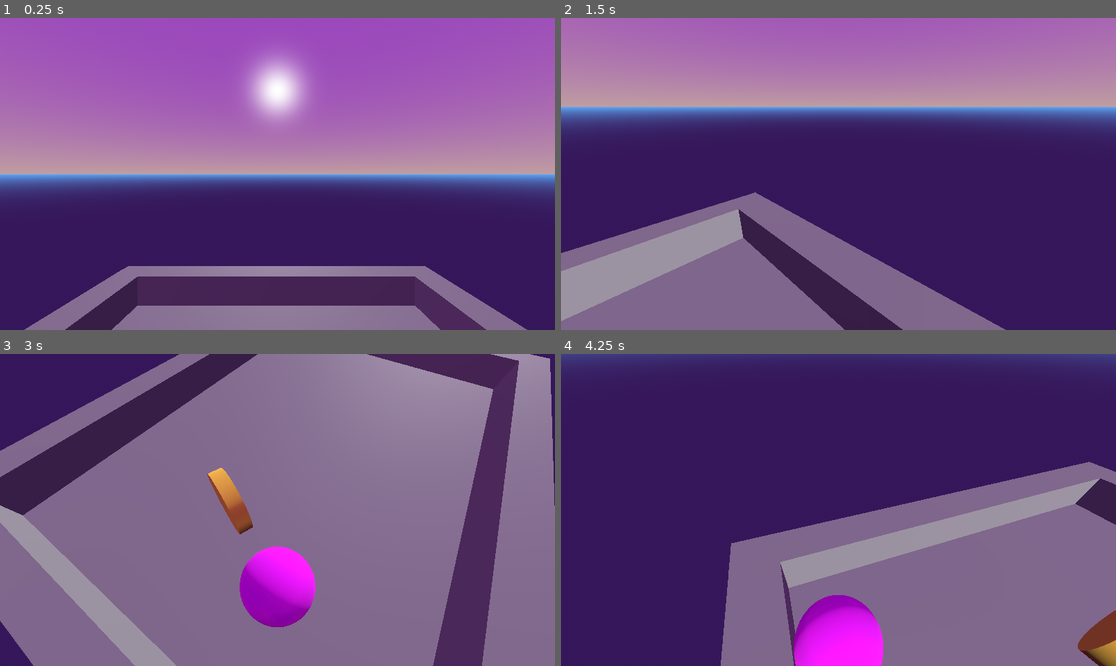
Above: before the commit, frames 1-4 (two rows, left to right).
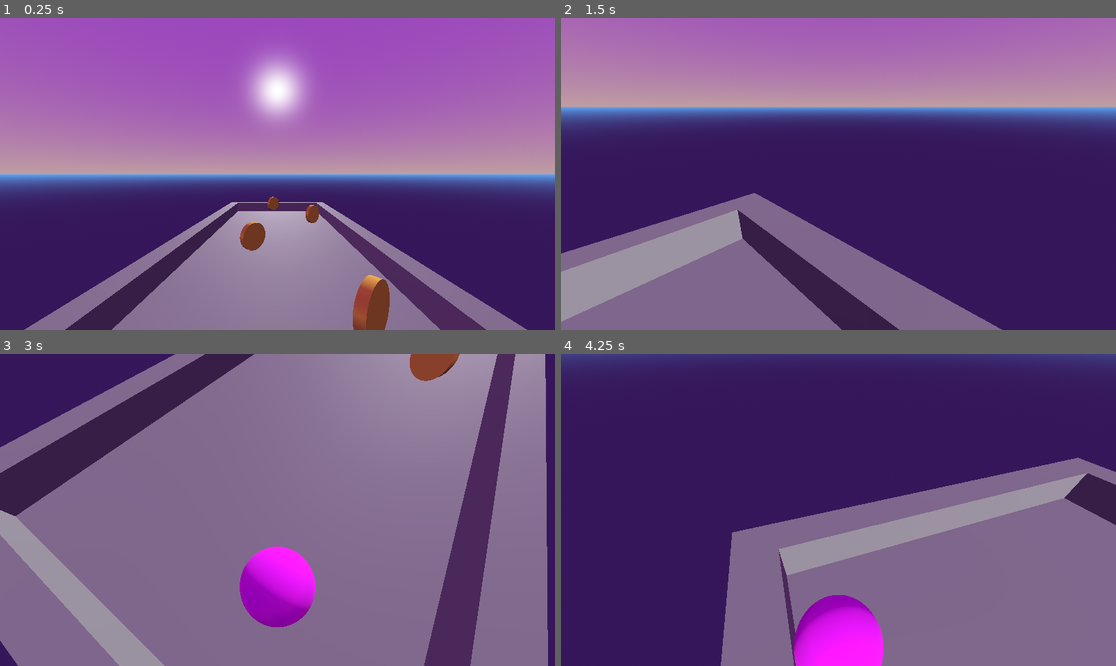
Above: after the commit, the same moments.

Repository: GeraHeeHee/h
Game: Godot game, scene res://main.tscn
Two runs of this game, one before a commit and one after it. Both use one fixed random seed, a clock stepped at 60 frames per second and the inputs below.
Inputs (mouse positions are in pixels of both pictures, inside the frame that each line leads up to):
- Up to frame 1 (0.25 s): no input
- Up to frame 2 (1.5 s): move the mouse to (960, 158) at 0.52 s; hold D (right) 0.53-1.28 s; move the mouse to (727, 189) at 1.27 s; hold S (down) from 1.28 s (still down)
- Up to frame 3 (3 s): move the mouse to (333, 441) at 2.02 s; release S (down) at 2.03 s; hold D (right) 2.03-2.78 s; tap Enter at 2.75 s; move the mouse to (249, 572) at 2.77 s; hold W (up) from 2.78 s (still down)
- Up to frame 4 (4.25 s): move the mouse to (1005, 556) at 3.52 s; release W (up) at 3.53 s; hold A (left) from 3.53 s (still down)

The runs differ from the first frame. In frame 1, 11% of the frame differs, in the area x 22-77%, y 57-100%; in frame 2, 0.6%; in frame 3, 9.4%; in frame 4, 6.6%.

Commit message:
cambio 5

Diff:
--- a/coin.gd
+++ b/coin.gd
@@ -1,6 +1,7 @@
 class_name Player
 extends Area3D
 @export var speed = 0.05
+signal coinCollected
 
 func _ready() -> void:
 	pass
@@ -10,8 +11,10 @@
 
 func _on_body_entered(body: Node3D) -> void:
 	if body.is_in_group("Players"):
-		print("colisión")
+		print("colisión por grupo")
 
 	if body is Player:
 		print("Colisión por clase")
 	print("Colisión por layer")
+	emit_signal("coinCollected")
+	queue_free()
--- a/coin.tscn
+++ b/coin.tscn
@@ -11,7 +11,9 @@
 [sub_resource type="CylinderShape3D" id="CylinderShape3D_0t63x"]
 height = 2.3129883
 
-[node name="coin" type="Area3D"]
+[node name="coin" type="Area3D" groups=["Coleccionables"]]
+collision_layer = 4
+collision_mask = 2
 script = ExtResource("1_d5gmh")
 
 [node name="MeshInstance3D" type="MeshInstance3D" parent="."]
@@ -21,3 +23,5 @@
 [node name="CollisionShape3D" type="CollisionShape3D" parent="."]
 transform = Transform3D(1, 0, 0, 0, -3.9341908e-09, -1, 0, 0.09000379, -4.371139e-08, 0, 0, 0)
 shape = SubResource("CylinderShape3D_0t63x")
+
+[connection signal="body_entered" from="." to="." method="_on_body_entered"]
--- /dev/null
+++ b/game_manager.gd
@@ -0,0 +1,14 @@
+extends Node
+@onready var audio_stream_player_3d: AudioStreamPlayer3D = $AudioStreamPlayer3D
+
+
+func _ready() -> void:
+	var coins = get_tree().get_nodes_in_group("Coleccionables")
+	for coin in coins :
+		coin.coinCollected.connect(_on_coinCollected)
+
+func _on_coinCollected():
+	audio_stream_player_3d.play();
+
+func _process(delta: float) -> void:
+	pass
--- /dev/null
+++ b/game_manager.tscn
@@ -0,0 +1,10 @@
+[gd_scene load_steps=3 format=3 uid="uid://ernv1x6m3qyy"]
+
+[ext_resource type="Script" uid="uid://ibklev00lqdv" path="res://game_manager.gd" id="1_smx3j"]
+[ext_resource type="AudioStream" uid="uid://dy8crtn0asvma" path="res://Pickup_Coin12.ogg" id="2_o2178"]
+
+[node name="GameManager" type="Node"]
+script = ExtResource("1_smx3j")
+
+[node name="AudioStreamPlayer3D" type="AudioStreamPlayer3D" parent="."]
+stream = ExtResource("2_o2178")
--- a/main.tscn
+++ b/main.tscn
@@ -27,19 +27,19 @@
 [node name="Node" type="Node" parent="."]
 
 [node name="CSGBox3D" type="CSGBox3D" parent="Node"]
-transform = Transform3D(1, 0, 0, 0, 1, 0, 0, 0, 1, -0.028625488, -0.3569336, -4.758301)
+transform = Transform3D(1, 0, 0, 0, 1, 0, 0, 0, 1, -0.028625488, -0.3569336, -11.264893)
 use_collision = true
-size = Vector3(8.310913, 0.2861328, 10.516602)
+size = Vector3(8.310913, 0.2861328, 23.529785)
 
 [node name="CSGBox3D2" type="CSGBox3D" parent="Node"]
-transform = Transform3D(1, 0, 0, 0, 1, 0, 0, 0, 1, -3.8470764, 0.0057373047, -4.758301)
+transform = Transform3D(1, 0, 0, 0, 1, 0, 0, 0, 1, -3.8470764, 0.0057373047, -11.300537)
 use_collision = true
-size = Vector3(0.67401123, 1.0114746, 10.516602)
+size = Vector3(0.67401123, 1.0114746, 23.601074)
 
 [node name="CSGBox3D3" type="CSGBox3D" parent="Node"]
-transform = Transform3D(1, 0, 0, 0, 1, 0, 0, 0, 1, 3.7871685, 0.0057373047, -4.758301)
+transform = Transform3D(1, 0, 0, 0, 1, 0, 0, 0, 1, 3.7871685, 0.0057373047, -11.293701)
 use_collision = true
-size = Vector3(0.67401123, 1.0114746, 10.516602)
+size = Vector3(0.67401123, 1.0114746, 23.587402)
 
 [node name="CSGBox3D4" type="CSGBox3D" parent="Node"]
 transform = Transform3D(1, 0, 0, 0, 1, 0, 0, 0, 1, -0.021019936, 0.0057373047, 0.2119751)
@@ -47,18 +47,26 @@
 size = Vector3(8.293564, 1.0114746, 0.5760498)
 
 [node name="CSGBox3D5" type="CSGBox3D" parent="Node"]
-transform = Transform3D(1, 0, 0, 0, 1, 0, 0, 0, 1, -0.021019936, 0.0057373047, -9.901386)
+transform = Transform3D(1, 0, 0, 0, 1, 0, 0, 0, 1, -0.021019936, 0.0057373047, -22.807688)
 use_collision = true
 size = Vector3(8.293564, 1.0114746, 0.5760498)
 
 [node name="RigidBody3D" parent="." instance=ExtResource("1_0xm2m")]
 transform = Transform3D(1, 0, 0, 0, 1, 0, 0, 0, 1, 0, 1.3672187, -5.509409)
-collision_layer = 2
-collision_mask = 5
 
-[node name="coin" parent="." instance=ExtResource("2_0xm2m")]
-transform = Transform3D(1, 0, 0, 0, 1, 0, 0, 0, 1, 0, 0.5632665, -2.1494136)
-collision_layer = 4
-collision_mask = 2
+[node name="coins" type="Node" parent="."]
 
-[connection signal="body_entered" from="coin" to="coin" method="_on_body_entered"]
+[node name="coin" parent="coins" instance=ExtResource("2_0xm2m")]
+transform = Transform3D(1, 0, 0, 0, 1, 0, 0, 0, 1, 0, 0.7970619, -2.7332513)
+
+[node name="coin2" parent="coins" instance=ExtResource("2_0xm2m")]
+transform = Transform3D(1, 0, 0, 0, 1, 0, 0, 0, 1, -0.9019518, 0.7970619, -12.021831)
+
+[node name="coin3" parent="coins" instance=ExtResource("2_0xm2m")]
+transform = Transform3D(1, 0, 0, 0, 1, 0, 0, 0, 1, 1.6216111, 0.7970619, -7.974964)
+
+[node name="coin4" parent="coins" instance=ExtResource("2_0xm2m")]
+transform = Transform3D(1, 0, 0, 0, 1, 0, 0, 0, 1, 2.0058064, 0.7970619, -16.15999)
+
+[node name="coin5" parent="coins" instance=ExtResource("2_0xm2m")]
+transform = Transform3D(1, 0, 0, 0, 1, 0, 0, 0, 1, -0.3259778, 0.7970619, -20.293964)
--- a/player.gd
+++ b/player.gd
@@ -13,6 +13,7 @@
 
 func _ready() -> void:
 	spring_arm_3d.top_level = true
+	Input.set_mouse_mode(Input.MOUSE_MODE_CAPTURED)
 
 func _process(delta: float) -> void:
 	var target_position = self.global_position
--- a/player.tscn
+++ b/player.tscn
@@ -11,6 +11,8 @@
 [sub_resource type="SphereShape3D" id="SphereShape3D_lquwl"]
 
 [node name="RigidBody3D" type="RigidBody3D" groups=["Players"]]
+collision_layer = 2
+collision_mask = 5
 script = ExtResource("1_4flbx")
 
 [node name="MeshInstance3D" type="MeshInstance3D" parent="."]
--- a/project.godot
+++ b/project.godot
@@ -15,9 +15,14 @@
 config/features=PackedStringArray("4.5", "Mobile")
 config/icon="res://icon.svg"
 
+[autoload]
+
+GameManager="*res://game_manager.tscn"
+
 [global_group]
 
 Players=""
+Coleccionables=""
 
 [input]
 
Not shown, added: Pickup_Coin12.ogg.import
Not shown, added: game_manager.gd.uid
Not shown, added: Pickup_Coin12.ogg
